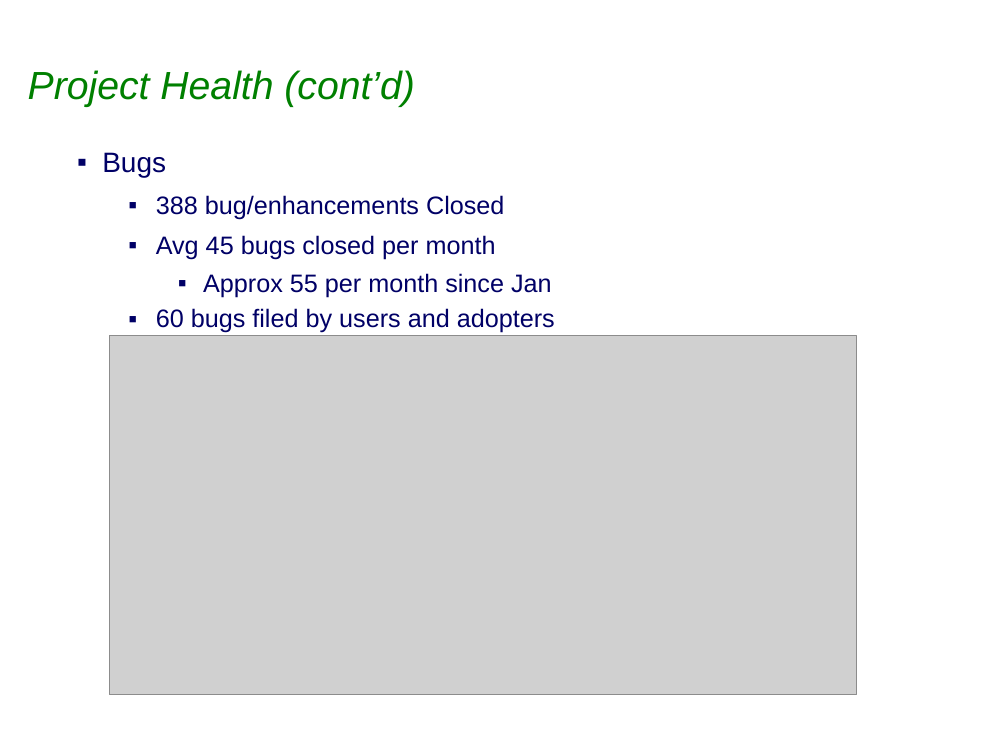
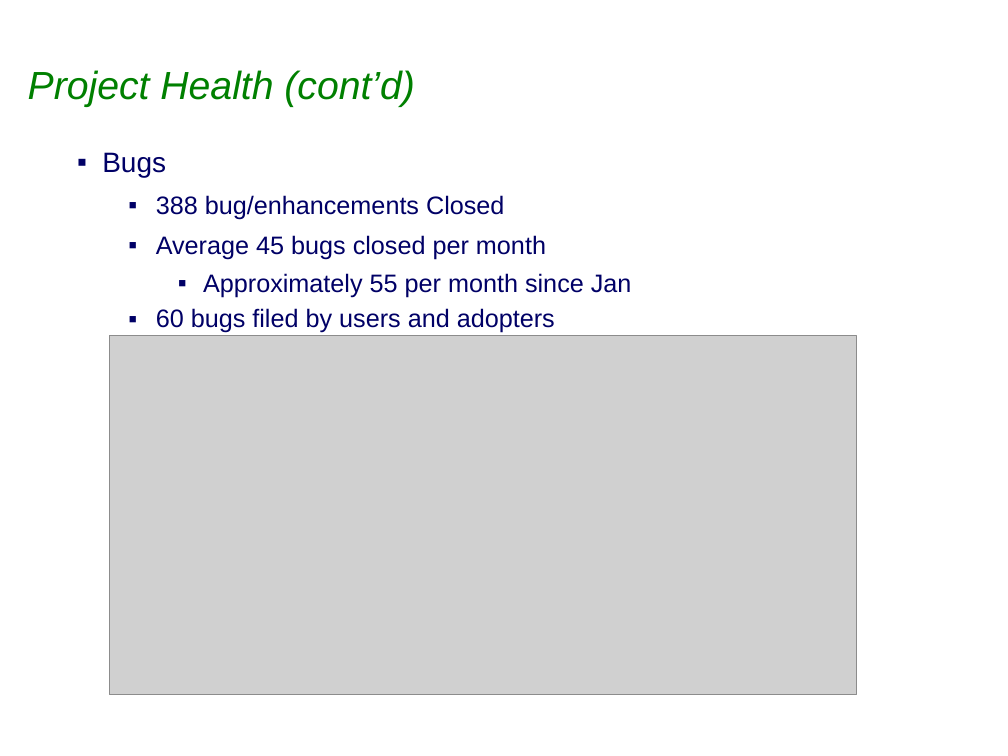
Before and after one commit to eclipse-ee4j/eclipselink, a slide deck: slide 6 of project-admin/Graduation_Release_Review.ppt. Drawn at 1008x756 pixels with LibreOffice and Linux fonts; fonts in the diff are those of the drawing; grey boxes stand for pictures; background and template pictures are left out. Boxes give left, top, right and bottom in pixels: in the first picture for what was removed or moved away, otherwise in the second. Text is boxed around its words. In the diff, an @@ line names an element or a change of style, - is before the commit and + after.

```diff
--- a/project-admin/Graduation_Release_Review.ppt
+++ b/project-admin/Graduation_Release_Review.ppt
@@ text at (156, 235, 632, 298): text changed @@
-  ▪ Avg 45 bugs closed per month
-    ▪ Approx 55 per month since Jan
+  ▪ Average 45 bugs closed per month
+    ▪ Approximately 55 per month since Jan
```
Also in this commit, not shown: 5 other slides changed.
